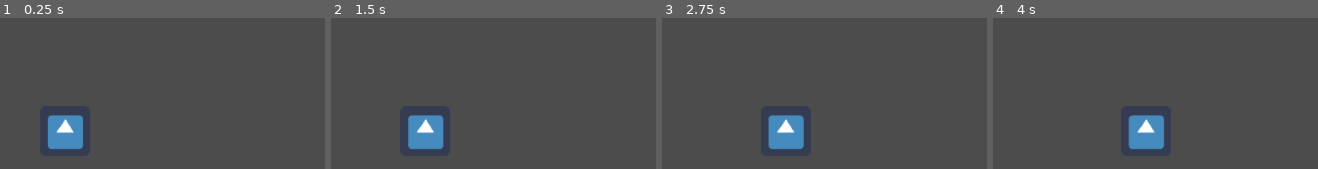
Above: before the commit, frames 1-4 (left to right).
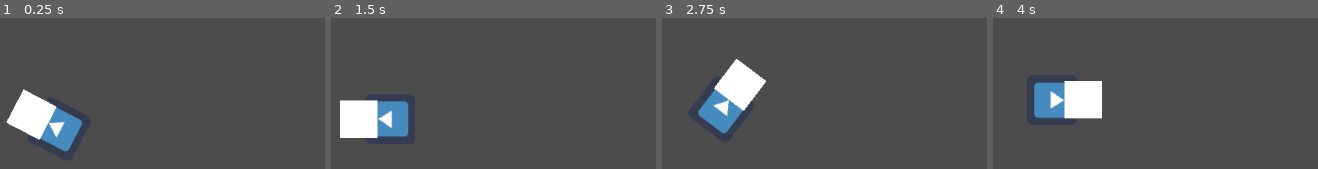
Above: after the commit, the same moments.

Repository: PizzaJuggler/GMTK-2020
Game: Godot game, scene res://level/level.tscn
Same seed, same stepped clock (60 frames per second), same inputs: the game is played once before the commit and once after it. Before the commit the project has no main scene; this scene is started directly in both runs. The engine's default icon, where the game draws it, is replaced by a stand-in: a white triangle on a blue panel in a dark square.
Inputs (mouse positions are in pixels of both pictures, inside the frame that each line leads up to):
- Up to frame 1 (0.25 s): no input
- Up to frame 2 (1.5 s): move the mouse to (542, 117) at 0.52 s; move the mouse to (outside the picture) at 1.27 s
- Up to frame 3 (2.75 s): move the mouse to (775, 37) at 2.02 s
- Up to frame 4 (4 s): move the mouse to (outside the picture) at 2.77 s; move the mouse to (outside the picture) at 3.52 s

The runs differ from the first frame. In frame 1, 4.4% of the frame differs, in the area x 1-26%, y 47-89%; in frame 2, 7.6%; in frame 3, 7.6%, in the area x 11-44%, y 27-87%; in frame 4, 7.6%.

Commit message:
player can look in constrained direction based on the currently used weapon

Diff:
--- a/godot/level/level.tscn
+++ b/godot/level/level.tscn
@@ -1,9 +1,12 @@
-[gd_scene load_steps=2 format=2]
+[gd_scene load_steps=3 format=2]
 
 [ext_resource path="res://level/player/Player.tscn" type="PackedScene" id=1]
+[ext_resource path="res://level/weapons/WeaponBase.tscn" type="PackedScene" id=2]
 
 [node name="Level" type="Node2D"]
 
 [node name="Player" parent="." instance=ExtResource( 1 )]
 position = Vector2( 544.286, 287.262 )
-velocity = Vector2( 30, 0 )
+velocity = Vector2( 0, -10 )
+
+[node name="WeaponBase" parent="Player" instance=ExtResource( 2 )]
--- a/godot/level/player/Player.gd
+++ b/godot/level/player/Player.gd
@@ -5,9 +5,19 @@
 var look_direction
 # the weapon that is used by the player
 var current_weapon
+var weapons := []
 
-func ready():
-    pass
+func _ready():
+    obtain_weapons()
+
+func obtain_weapons():
+    var children = get_children()
+    for child in children:
+        if child.is_in_group('weapon'):
+            weapons.append(child)
+
+    if weapons != []:
+        current_weapon = weapons[0]
 
 func change_direction(to : Vector2):
     velocity = to * velocity.length()
@@ -18,9 +28,9 @@
 func compute_player_look_direction():
     if current_weapon == null:
         return
-
-    look_direction = current_weapon.compute_direction(velocity.normalized())
-    look_at(look_direction)
+    look_direction = (get_global_mouse_position() - position)
+    look_direction = current_weapon.compute_constrained_direction(velocity.normalized(), look_direction)
+    look_at(position + look_direction.rotated(PI / 2))
 
 func _physics_process(delta):
     var collision_info = move_and_collide(velocity * delta)
--- /dev/null
+++ b/godot/level/weapons/WeaponBase.gd
@@ -0,0 +1,39 @@
+extends Node2D
+
+export var min_rotation : float
+export var max_rotation : float
+
+var min_direction : Vector2
+var max_direction : Vector2
+
+func _ready():
+    min_direction = Vector2(-1, 0).rotated(min_rotation)
+    max_direction = Vector2(-1, 0).rotated(max_rotation)
+
+func compute_constrained_direction(move_direction : Vector2, look_direction : Vector2) -> Vector2:
+    var transform_angle = move_direction.angle_to(Vector2(0, -1))
+    var transformed_look = look_direction.rotated(transform_angle)
+
+    if _is_between_allowed_directions(transformed_look):
+        return look_direction
+    else:
+        return _get_closest_direction(transformed_look).rotated(transform_angle)
+
+
+
+func _is_between_allowed_directions(move_direction : Vector2) -> bool:
+    var cross_min_max = min_direction.cross(max_direction)
+    if cross_min_max >= 0:
+        # is in 0...180 range
+        return min_direction.cross(move_direction) >= 0 and move_direction.cross(max_direction) >= 0
+    else:
+        # is in 180...360 range
+        return not (max_direction.cross(move_direction) >= 0 and move_direction.cross(min_direction) >= 0)
+
+func _get_closest_direction(move_direction : Vector2) -> Vector2:
+    var angle_max = abs(move_direction.angle_to(max_direction))
+    var angle_min = abs(move_direction.angle_to(min_direction))
+    if angle_max > angle_min:
+        return min_direction
+    else:
+        return max_direction
--- /dev/null
+++ b/godot/level/weapons/WeaponBase.tscn
@@ -0,0 +1,24 @@
+[gd_scene load_steps=2 format=2]
+
+[ext_resource path="res://level/weapons/WeaponBase.gd" type="Script" id=1]
+
+[node name="WeaponBase" type="Node2D" groups=[
+"weapon",
+]]
+script = ExtResource( 1 )
+max_rotation = 3.142
+
+[node name="Sprite" type="Sprite" parent="."]
+
+[node name="ColorRect" type="ColorRect" parent="."]
+anchor_left = 0.5
+anchor_top = 0.5
+anchor_right = 0.5
+anchor_bottom = 0.5
+margin_left = -24.0
+margin_top = -64.0
+margin_right = 24.0
+margin_bottom = -16.0
+__meta__ = {
+"_edit_use_anchors_": false
+}
--- a/godot/project.godot
+++ b/godot/project.godot
@@ -16,6 +16,7 @@
 [application]
 
 config/name="Godot"
+run/main_scene="res://level/level.tscn"
 config/icon="res://icon.png"
 
 [rendering]
